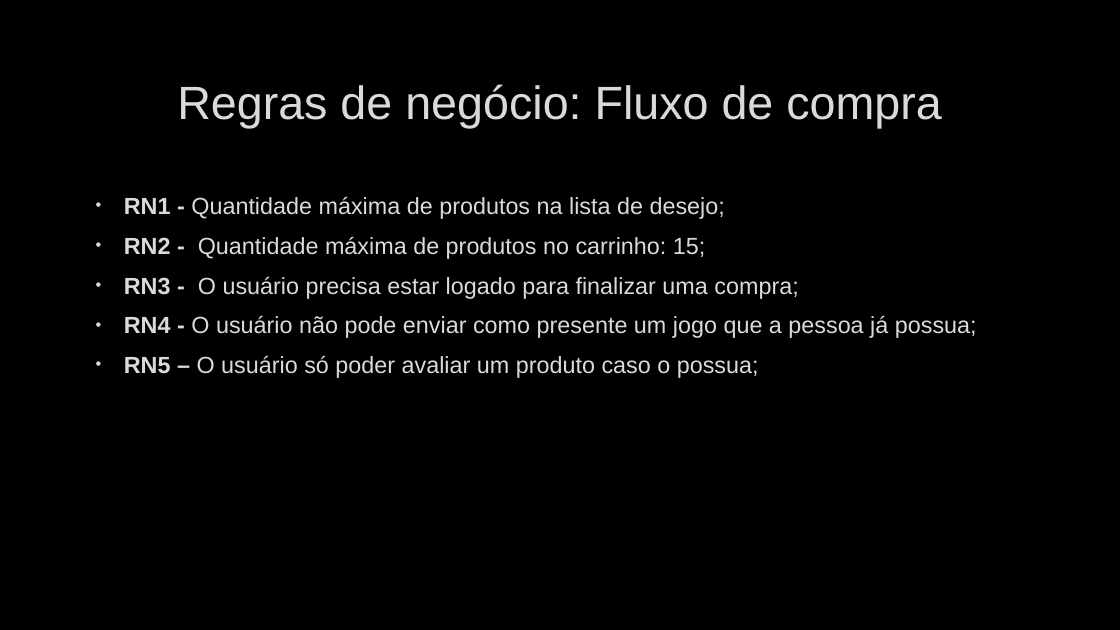
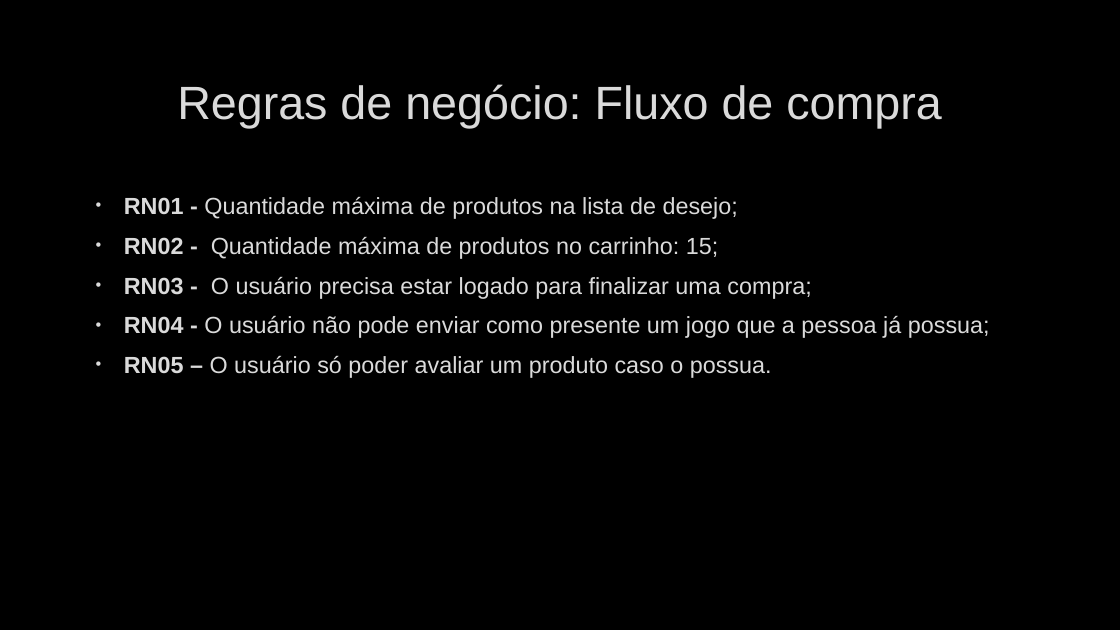
Before and after one commit to ThomazSato/UP-ADS, a slide deck: slide 7 of apresentação aps.pptx (slide 6 before the commit). Drawn at 1120x630 pixels with LibreOffice and Linux fonts; fonts in the diff are those of the drawing; background and template pictures are left out. Boxes give left, top, right and bottom in pixels: in the first picture for what was removed or moved away, otherwise in the second. Text is boxed around its words. In the diff, an @@ line names an element or a change of style, - is before the commit and + after.

```diff
--- a/apresentação aps.pptx
+++ b/apresentação aps.pptx
@@ text at <box>124,196,990,378</box>: text changed @@
-• RN1 - Quantidade máxima de produtos na lista de desejo;
-• RN2 - Quantidade máxima de produtos no carrinho: 15;
-• RN3 - O usuário precisa estar logado para finalizar uma compra;
-• RN4 - O usuário não pode enviar como presente um jogo que a pessoa já possua;
-• RN5 – O usuário só poder avaliar um produto caso o possua;
+• RN01 - Quantidade máxima de produtos na lista de desejo;
+• RN02 - Quantidade máxima de produtos no carrinho: 15;
+• RN03 - O usuário precisa estar logado para finalizar uma compra;
+• RN04 - O usuário não pode enviar como presente um jogo que a pessoa já possua;
+• RN05 – O usuário só poder avaliar um produto caso o possua.
```
Also in this commit, not shown: 1 slide added.
